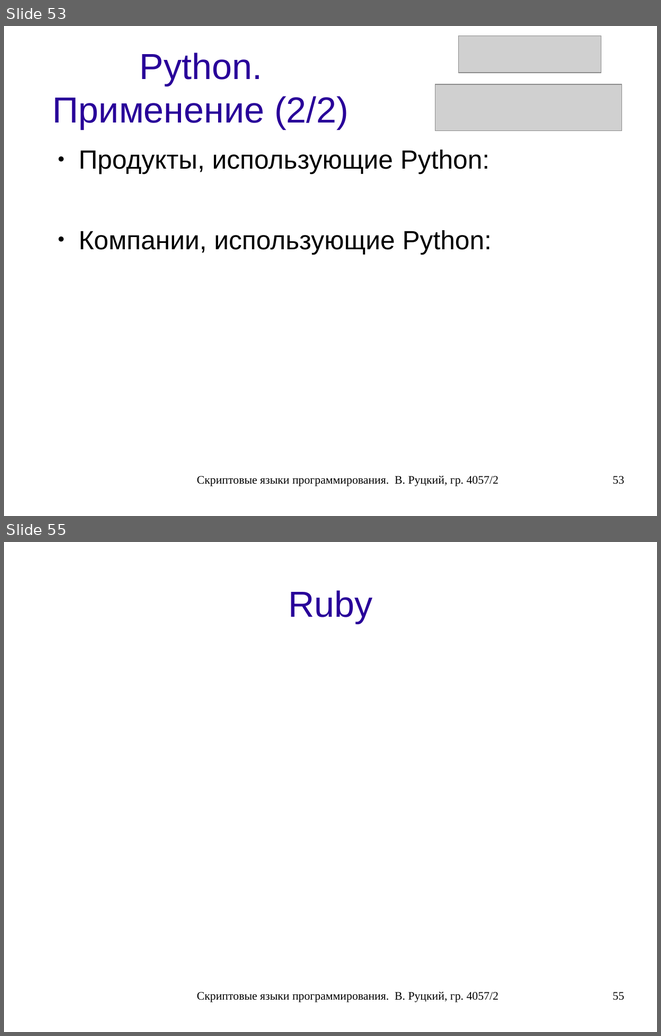
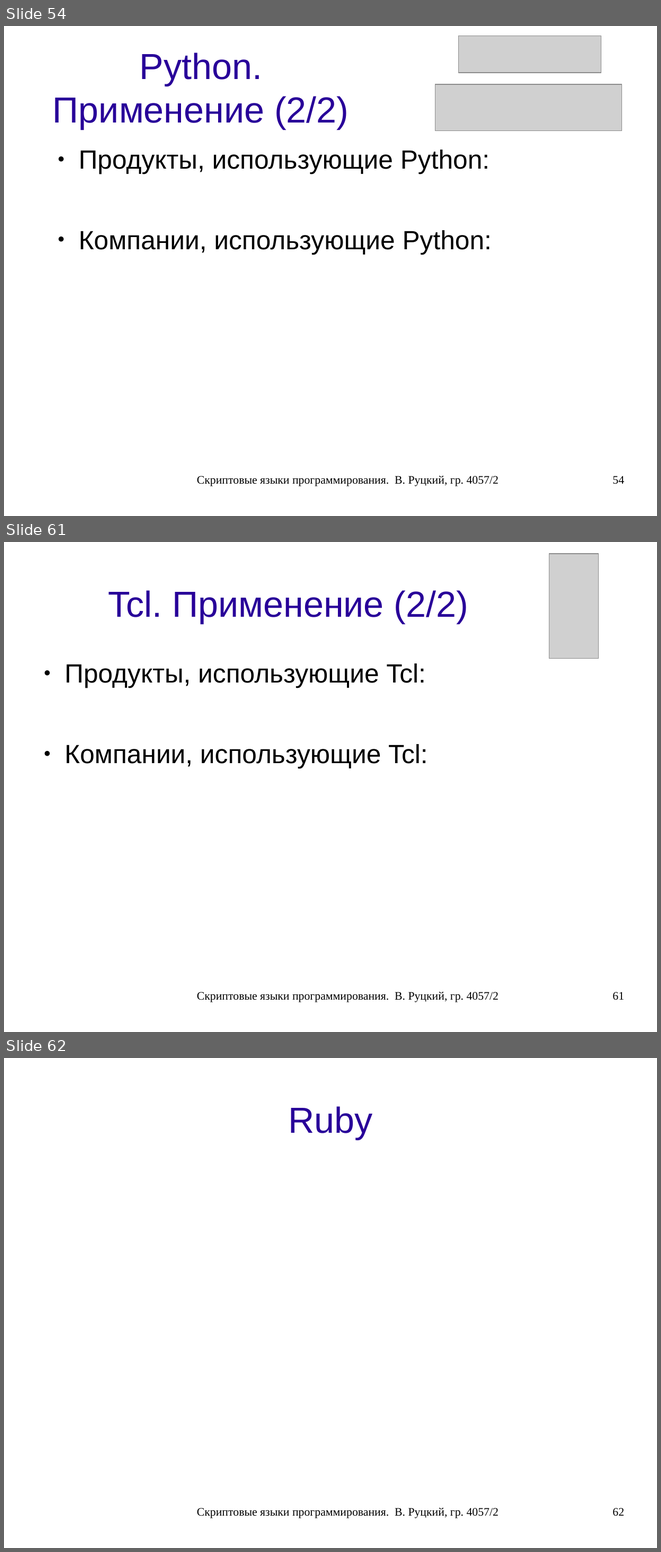
Before and after one commit to rutsky/semester07, a slide deck: Operation_systems/scripting_languages/40572_Rutsky_Scripting_languages.odp. Shown one above the other, each under a label of ours: slides 53 and 55 before the commit, slides 54, 61 and 62 after it; the slides between them are not shown. The pictures are 661x1036 and 661x1552 pixels, drawn with LibreOffice and Linux fonts; fonts in the diff are those of the drawing; grey boxes stand for pictures. Boxes give left, top, right and bottom in pixels: in the first picture for what was removed or moved away, otherwise in the second. Text is boxed around its words. In the diff, an @@ line names an element or a change of style, - is before the commit and + after.

```diff
--- a/Operation_systems/scripting_languages/40572_Rutsky_Scripting_languages.odp
+++ b/Operation_systems/scripting_languages/40572_Rutsky_Scripting_languages.odp
@@ slide 61 added at (4, 542, 657, 1032), background #FFFFFF @@
@@ picture added at (549, 554, 599, 659) @@
@@ title added at (108, 590, 468, 623), 44 pt, text #280099 @@
+Tcl. Применение (2/2)
@@ text added at (64, 663, 427, 768), 32 pt, text #000000 @@
+● Продукты, использующие Tcl:
+● Компании, использующие Tcl:
@@ text added at (197, 991, 498, 1002), 14 pt, text #000000 @@
+Скриптовые языки программирования. В. Руцкий, гр. 4057/2
@@ page number added at (612, 991, 624, 1000), 14 pt, text #000000 @@
+61
@@ what was slide 53 is now slide 54 @@
@@ page number at (612, 475, 624, 484): text changed @@
-53
+54
@@ what was slide 55 is now slide 62 @@
@@ page number at (612, 1507, 624, 1516): text changed @@
-55
+62
```
Also in this commit, not shown: 3 slides changed, 6 other slides added, 3 other files.
